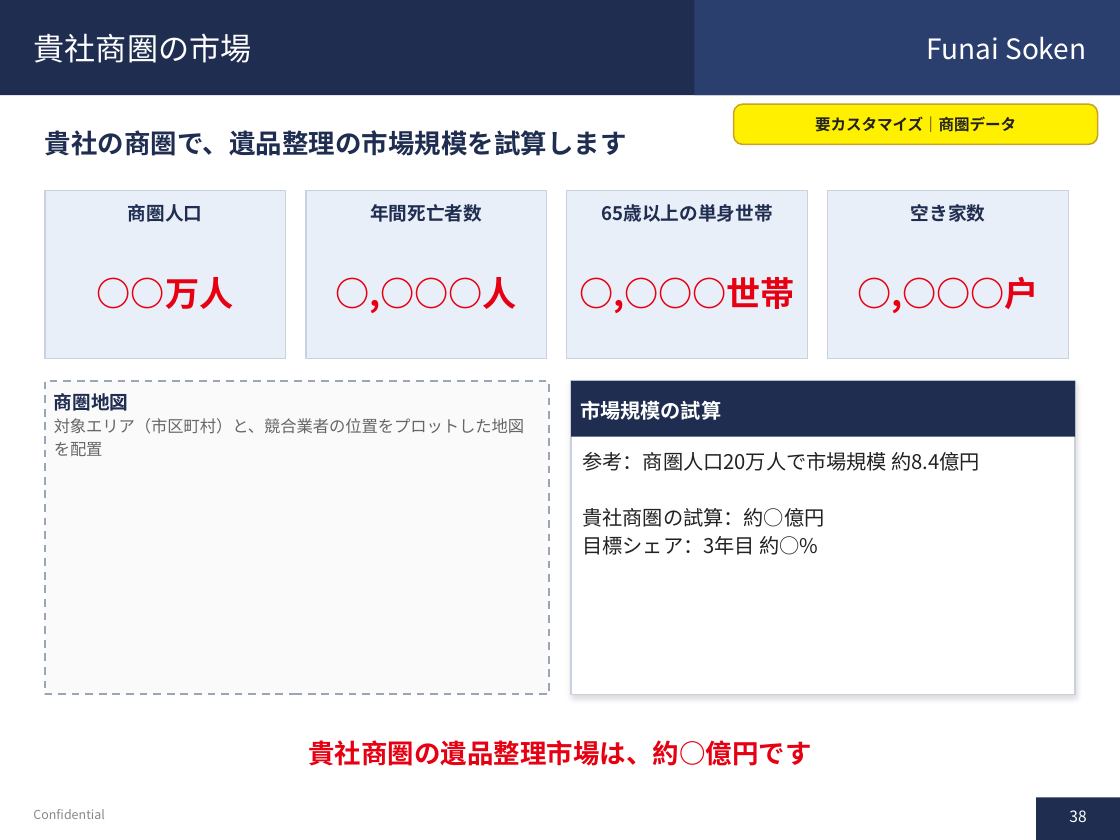
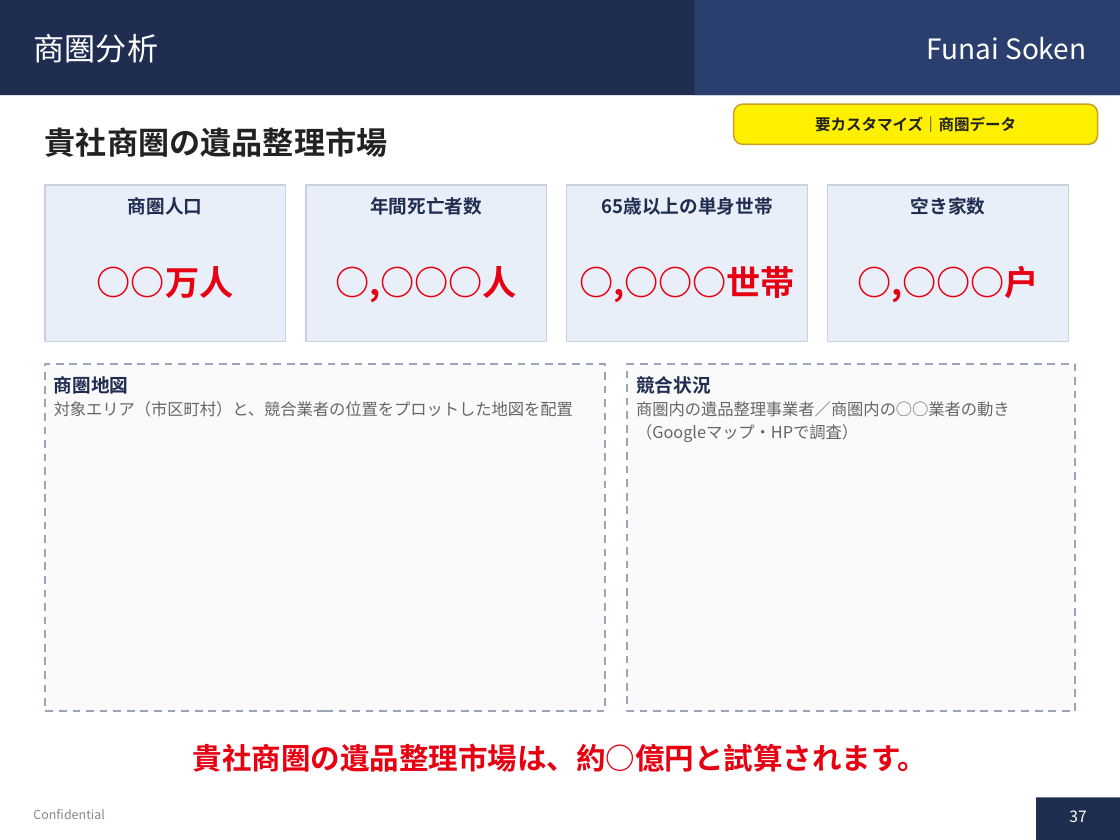
Before and after one commit to soshiro-iki-sys/-, a slide deck: slide 37 of proposals/遺品整理事業_企画書.pptx (slide 38 before the commit). Drawn at 1120x840 pixels with LibreOffice and Linux fonts; fonts in the diff are those of the drawing. Boxes give left, top, right and bottom in pixels: in the first picture for what was removed or moved away, otherwise in the second. Text is boxed around its words. In the diff, an @@ line names an element or a change of style, - is before the commit and + after.

```diff
--- a/proposals/遺品整理事業_企画書.pptx
+++ b/proposals/遺品整理事業_企画書.pptx
@@ title at <box>34,34,159,63</box>: text changed @@
-貴社商圏の市場
+商圏分析
@@ text at <box>45,127,388,157</box>: text changed; size 17 to 20 pt; text colour #1F2D50 to #222222 @@
-貴社の商圏で、遺品整理の市場規模を試算します
+貴社商圏の遺品整理市場
@@ rectangle: place and size @@
-rectangle at <box>45,190,286,358</box>
+rectangle at <box>45,185,286,342</box>
@@ rectangle: place and size @@
-rectangle at <box>306,190,547,358</box>
+rectangle at <box>306,185,547,342</box>
@@ 4 texts: place and size @@
-4 texts at <box>128,204,986,222</box>
+4 texts at <box>128,197,986,215</box>
@@ rectangle: place and size @@
-rectangle at <box>567,190,808,358</box>
+rectangle at <box>567,185,808,342</box>
@@ rectangle: place and size @@
-rectangle at <box>828,190,1068,358</box>
+rectangle at <box>828,185,1068,342</box>
@@ 4 texts: place and size @@
-4 texts at <box>97,277,1039,313</box>
+4 texts at <box>97,266,1039,302</box>
@@ rectangle: place and size @@
-rectangle at <box>45,381,549,694</box>
+rectangle at <box>45,364,605,711</box>
@@ text "商圏地図" rewrapped from <box>54,393,524,456</box> to <box>54,376,573,417</box> @@
@@ rectangle removed at <box>571,381,1075,437</box> @@
@@ rectangle: place and size @@
-rectangle at <box>571,381,1075,694</box>
+rectangle at <box>627,364,1075,711</box>
@@ rectangle at <box>627,364,1075,711</box>: fill #FFFFFF to #FAFAFA; outline #C9D1DE 1 pt to #9AA5B8 1.25 pt dashed; shadow off @@
@@ text added at <box>636,376,1009,442</box>, 10.5 pt, text #666666 @@
+競合状況
+商圏内の遺品整理事業者／商圏内の○○業者の動き
+（Googleマップ・HPで調査）
@@ text removed at <box>580,400,721,420</box> @@
-市場規模の試算
@@ text removed at <box>582,452,980,555</box> @@
-参考：商圏人口20万人で市場規模 約8.4億円
-貴社商圏の試算：約○億円
-目標シェア：3年目 約○%
@@ text at <box>193,743,927,772</box>: text changed; size 17 to 19 pt @@
-貴社商圏の遺品整理市場は、約○億円です
+貴社商圏の遺品整理市場は、約○億円と試算されます。
@@ page number at <box>1069,810,1086,822</box>: text changed @@
-38
+37
```
Also in this commit, not shown: 34 other slides changed, 36 slides added, 20 slides removed, 1 other file.
